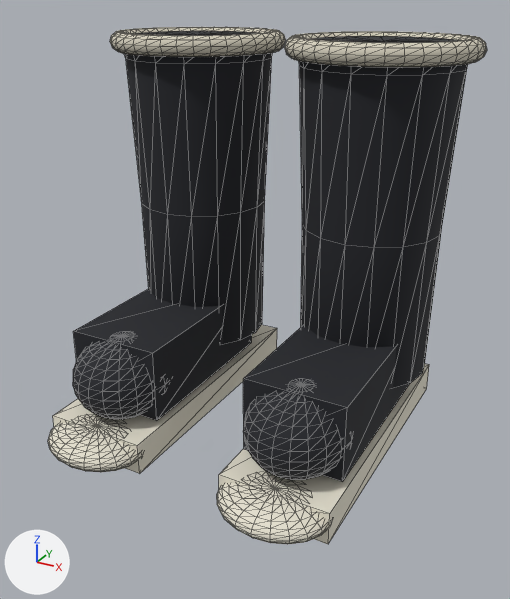
The glTF model public/models/wear/shoes_start_m.glb, before and after one commit.
The view is the same before and after, from a camera (50 mm lens) standing at (0.3, -0.602, 0.4) and looking at (0.013, -0.08, 0.139). Lighting does not change. The marker at lower left points along +X, +Y and +Z. The first picture is the older version. Mesh edges are drawn as thin lines. Vertices at exactly the same position are counted once.
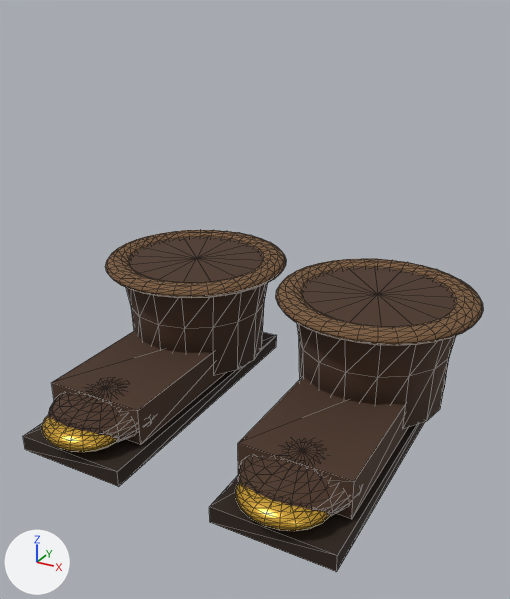
Location of each change, [x1, y1, x2, y2] in pixels of the pictures (510 x 599 px; the box of a moved part takes in the faces that stretch with it):
'Mesh_0', recoloured, reshaped (37% shorter)
    before: [73, 31, 468, 482]
    after: [48, 237, 456, 519]
'Mesh_1', recoloured, reshaped (185% taller)
    before: [110, 27, 487, 67]
    after: [105, 230, 483, 346]
'Mesh_2', recoloured, reshaped (24% narrower, 46% shorter)
    before: [48, 325, 429, 544]
    after: [41, 415, 330, 532]
'Mesh_3', added
    after: [23, 332, 446, 572]
part 1 of me_mesh_0, moved or reshaped
    before: [243, 325, 410, 482]
    after: [238, 376, 409, 519]
part 2 of me_mesh_0, moved or reshaped
    before: [243, 392, 342, 480]
    after: [238, 456, 350, 517]
part 3 of me_mesh_0, moved or reshaped
    before: [73, 289, 252, 420]
    after: [52, 331, 225, 445]
part 4 of me_mesh_0, moved or reshaped
    before: [73, 342, 153, 419]
    after: [48, 393, 137, 443]
part 5 of me_mesh_0, moved or reshaped
    before: [124, 31, 468, 388]
    after: [126, 237, 456, 429]
part 7 of me_mesh_2, added (orange)
    after: [235, 482, 330, 532]
part 8 of me_mesh_2, added (orange)
    after: [41, 415, 117, 453]
part 9 of me_mesh_2, deleted (pale yellow)
    before: [217, 474, 328, 544]
part 10 of me_mesh_2, deleted (pale yellow)
    before: [48, 416, 137, 472]
part 11 of me_mesh_2, deleted (pale yellow)
    before: [219, 364, 429, 544]
part 12 of me_mesh_2, deleted (pale yellow)
    before: [53, 325, 277, 474]

Diff of the bpy script that builds the scene:
```diff
--- a/public/models/wear/shoes_start_m.glb.py
+++ b/public/models/wear/shoes_start_m.glb.py
@@ mat_material_0 @@
 mat_material_0 = principled_material('Material_0')
-mat_material_0.base_color = (0.0144, 0.016, 0.0212)  # black #202228
+mat_material_0.base_color = (0.0704, 0.0343, 0.0185)  # brown #4b3425
 mat_material_0.roughness = 0.9
@@ mat_material_1 @@
 mat_material_1 = principled_material('Material_1')
-mat_material_1.base_color = (0.687, 0.644, 0.527)  # pale yellow #d8d2c0
+mat_material_1.base_color = (0.195, 0.102, 0.0452)  # brown #7a5a3c
 mat_material_1.roughness = 0.9
@@ mat_material_2 @@
 mat_material_2 = principled_material('Material_2')
-mat_material_2.base_color = (0.815, 0.776, 0.651)  # pale yellow #e9e4d3
+mat_material_2.base_color = (0.694, 0.397, 0.0437)  # orange #d9a93b
 mat_material_2.roughness = 0.9
@@ me_mesh_0 @@
-me_mesh_0.from_pydata(...)  # 672 vertices, 1320 faces; spans x -0.166..0.166, y -0.197..0.074, z 0.025..0.36
+me_mesh_0.from_pydata(...)  # 672 vertices, 1320 faces; spans x -0.19..0.19, y -0.221..0.087, z 0.013..0.133
+# me_mesh_0 part 1: the loose piece of 8 vertices spanning x 0.046..0.138, y -0.16..0.02, z 0.035..0.105 is scaled about the mesh origin by (1.12, 1.12, 0.52)
+# me_mesh_0 part 2: the loose piece of 262 vertices spanning x 0.046..0.138, y -0.197..-0.093, z 0.025..0.105 is scaled about the mesh origin by (1.12, 1.12, 0.52)
+# me_mesh_0 part 3: the loose piece of 8 vertices spanning x -0.138..-0.046, y -0.16..0.02, z 0.035..0.105 is scaled about the mesh origin by (1.12, 1.12, 0.52)
+# me_mesh_0 part 4: the loose piece of 262 vertices spanning x -0.138..-0.046, y -0.197..-0.093, z 0.025..0.105 is scaled about the mesh origin by (1.12, 1.12, 0.52)
+# me_mesh_0 part 5: 132 of 672 vertices moved; they spanned x -0.166..0.166, y -0.074..0.074, z 0.06..0.36 and now span x -0.19..0.19, y -0.087..0.087, z 0.026..0.133; mean shift (0.0, 0.0, -0.148); largest move (0.166, 0.0, 0.36) -> (0.19, 0.0, 0.133)
 me_mesh_0.materials.append(mat_material_0)
@@ me_mesh_1 @@
-me_mesh_1.from_pydata(...)  # 740 vertices, 1440 faces; spans x -0.175..0.175, y -0.083..0.083, z 0.346..0.364
+me_mesh_1.from_pydata(...)  # 740 vertices, 1440 faces; spans x -0.2..0.2, y -0.097..0.097, z 0.124..0.136
+# me_mesh_1 part 6: 740 of 740 vertices moved; they spanned x -0.175..0.175, y -0.083..0.083, z 0.346..0.364 and now span x -0.2..0.2, y -0.097..0.097, z 0.124..0.136; mean shift (0.0, 0.0, -0.225)
 me_mesh_1.materials.append(mat_material_1)
@@ me_mesh_2 @@
-me_mesh_2.from_pydata(...)  # 540 vertices, 1064 faces; spans x -0.142..0.142, y -0.23..0.075, z 0.0..0.032
+me_mesh_2.from_pydata(...)  # 524 vertices, 1040 faces; spans x -0.143..0.143, y -0.23..-0.162, z 0.018..0.045
+# me_mesh_2 part 7: a new loose piece, a UV sphere (20 segments, 14 rings, poles along z) spanning x 0.063..0.143, y -0.23..-0.162, z 0.018..0.045, in mat_material_2 (orange #d9a93b)
+# me_mesh_2 part 8: a new loose piece, a UV sphere (20 segments, 14 rings, poles along z) spanning x -0.143..-0.063, y -0.23..-0.162, z 0.018..0.045, in mat_material_2 (orange #d9a93b)
+# me_mesh_2 part 9: the loose piece of 262 vertices spanning x 0.042..0.142, y -0.23..-0.15, z 0.0..0.032 is deleted
+# me_mesh_2 part 10: the loose piece of 262 vertices spanning x -0.142..-0.042, y -0.23..-0.15, z 0.0..0.032 is deleted
+# me_mesh_2 part 11: the loose piece of 8 vertices spanning x 0.042..0.142, y -0.195..0.075, z 0.0..0.03 is deleted
+# me_mesh_2 part 12: the loose piece of 8 vertices spanning x -0.142..-0.042, y -0.195..0.075, z 0.0..0.03 is deleted
 me_mesh_2.materials.append(mat_material_2)
@@ ob_mesh_3 @@
+ob_mesh_3 = bpy.data.objects.new('Mesh_3', me_mesh_3)  # a box spanning x 0.047..0.159, y -0.218..0.084, z 0.0..0.016; a box spanning x -0.159..-0.047, y -0.218..0.084, z 0.0..0.016; in mat_material_3 (black #2a1c12)
+ob_mesh_3.location = (0.0, 0.0, 0.0)
```
